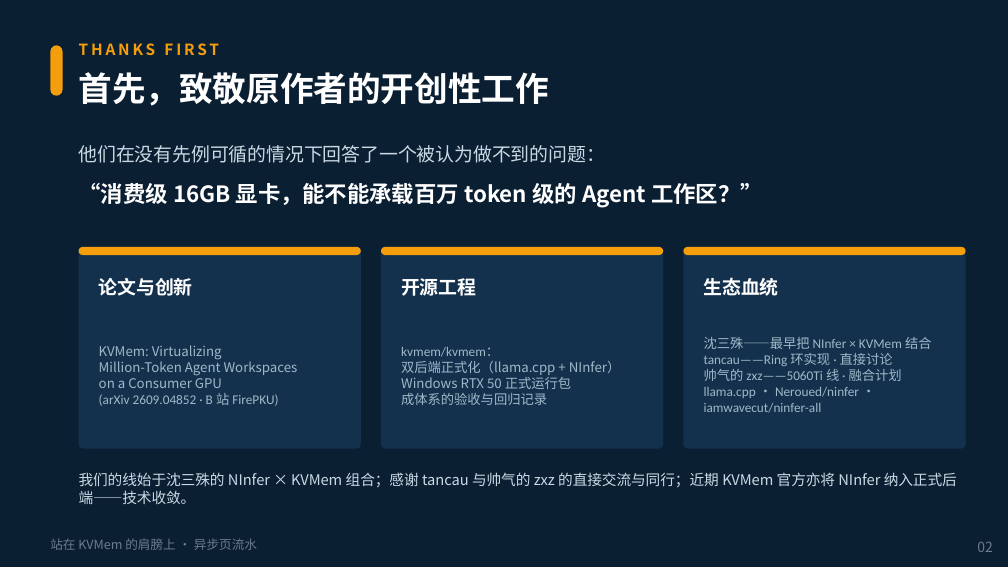
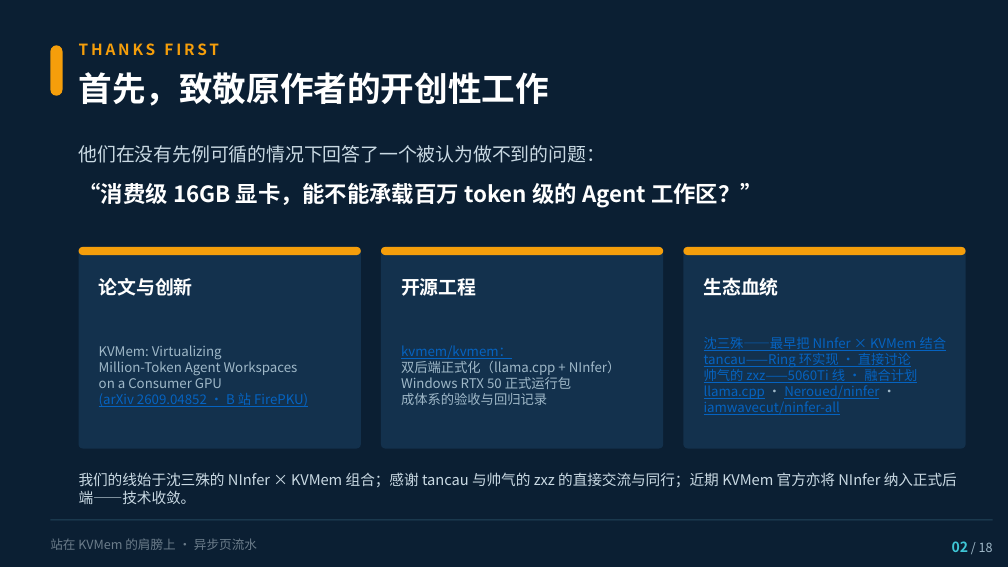
Before and after one commit to paicat1/Ninfer-KVMem-Async, a slide deck: slide 2 of docs/异步页流水-技术说明-美化版.pptx. Drawn at 1008x567 pixels with LibreOffice and Linux fonts; fonts in the diff are those of the drawing. Boxes give left, top, right and bottom in pixels: in the first picture for what was removed or moved away, otherwise in the second. Text is boxed around its words. In the diff, an @@ line names an element or a change of style, - is before the commit and + after.

```diff
--- a/docs/异步页流水-技术说明-美化版.pptx
+++ b/docs/异步页流水-技术说明-美化版.pptx
@@ text "沈三殊——最早把 NInfer × KVMem 结合" at box(704, 337, 947, 415): font Calibri to Noto Sans CJK SC, text colour #9FB8C8 to #0563C1, underline on @@
@@ text at box(401, 345, 512, 359): font Calibri to Noto Sans CJK SC, text colour #9FB8C8 to #0563C1, underline on in "kvmem/kvmem：" @@
@@ text at box(99, 393, 308, 407): font Calibri to Noto Sans CJK SC, text colour #9FB8C8 to #0563C1, underline on in "(arXiv 2609.04852 · B 站 FirePKU)" @@
@@ rectangle added at box(50, 519, 993, 520), fill #23465C @@
@@ text at box(952, 541, 993, 552): text changed; size 10 to 9 pt; text colour #6B7C8A to #9FB8C8 @@
-02
+02 / 18
```
Also in this commit, not shown: 16 other slides changed, 2 other files.
